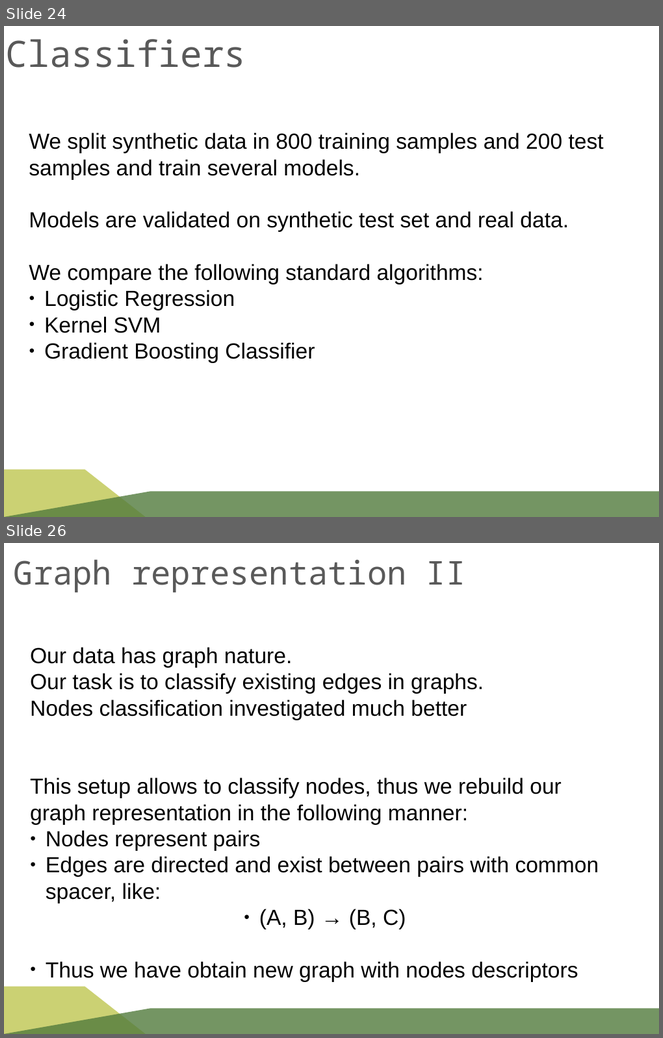
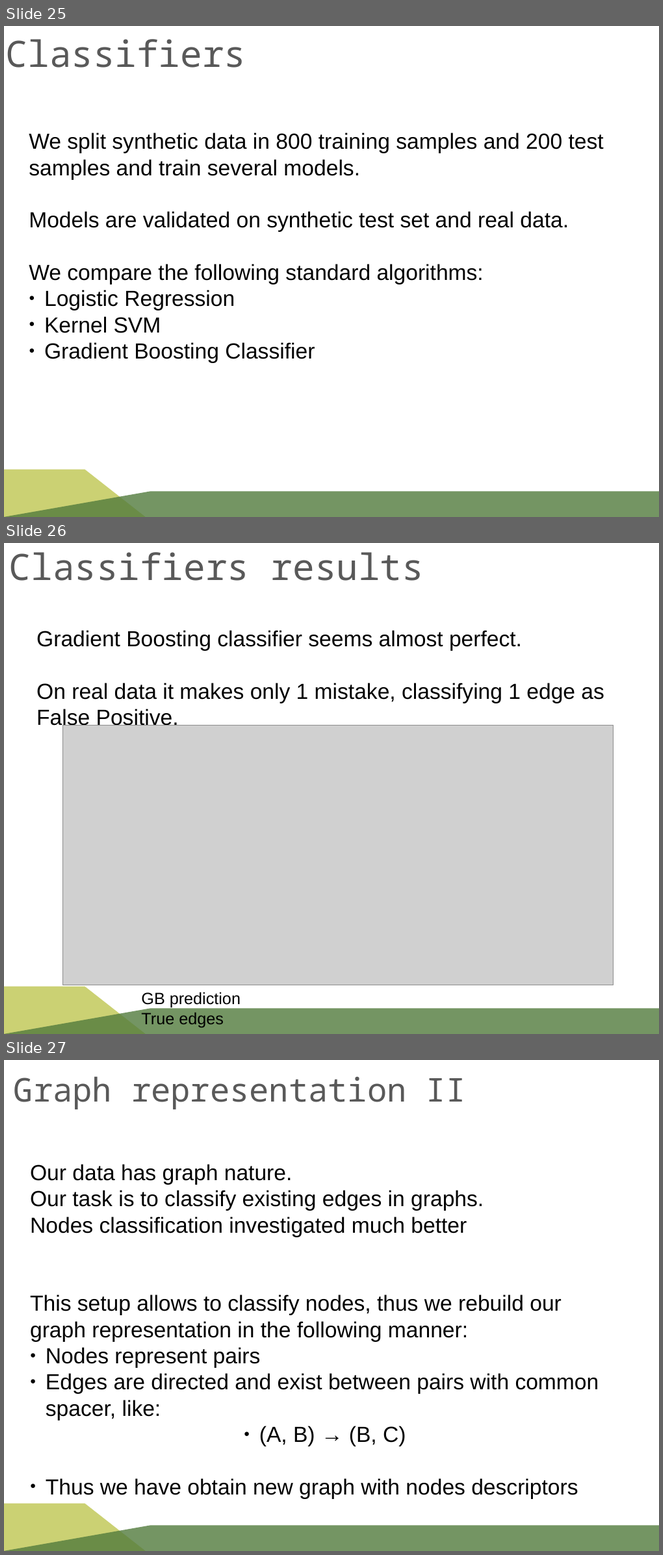
Before and after one commit to rykachevskiy/CRISPR, a slide deck: SK-MIT-CRISPR.odp. Shown one above the other, each under a label of ours: slides 24 and 26 before the commit, slides 25, 26 and 27 after it; the slides between them are not shown. The pictures are 663x1038 and 663x1555 pixels, drawn with LibreOffice and Linux fonts; fonts in the diff are those of the drawing; grey boxes stand for pictures; background and template pictures are left out. Boxes give left, top, right and bottom in pixels: in the first picture for what was removed or moved away, otherwise in the second. Text is boxed around its words. In the diff, an @@ line names an element or a change of style, - is before the commit and + after.

```diff
--- a/SK-MIT-CRISPR.odp
+++ b/SK-MIT-CRISPR.odp
@@ slide 26 added at (x1=4, y1=543, x2=659, y2=1034), background #FFFFFF; not listed: 2 template elements that a slide beside it also shows @@
@@ text added at (x1=9, y1=552, x2=424, y2=581), 40 pt, text #595959 @@
+Classifiers results
@@ text added at (x1=36, y1=630, x2=604, y2=730), 24 pt, text #000000 @@
+Gradient Boosting classifier seems almost perfect.
+On real data it makes only 1 mistake, classifying 1 edge as False Positive.
@@ picture added at (x1=63, y1=726, x2=613, y2=986) @@
@@ text added at (x1=141, y1=992, x2=241, y2=1028), 18 pt, text #000000 @@
+GB prediction True edges
@@ what was slide 24 is now slide 25 @@
@@ what was slide 26 is now slide 27 @@
```
Also in this commit, not shown: 14 slides changed, 5 other slides added, 3 slides removed, 6 other files.
